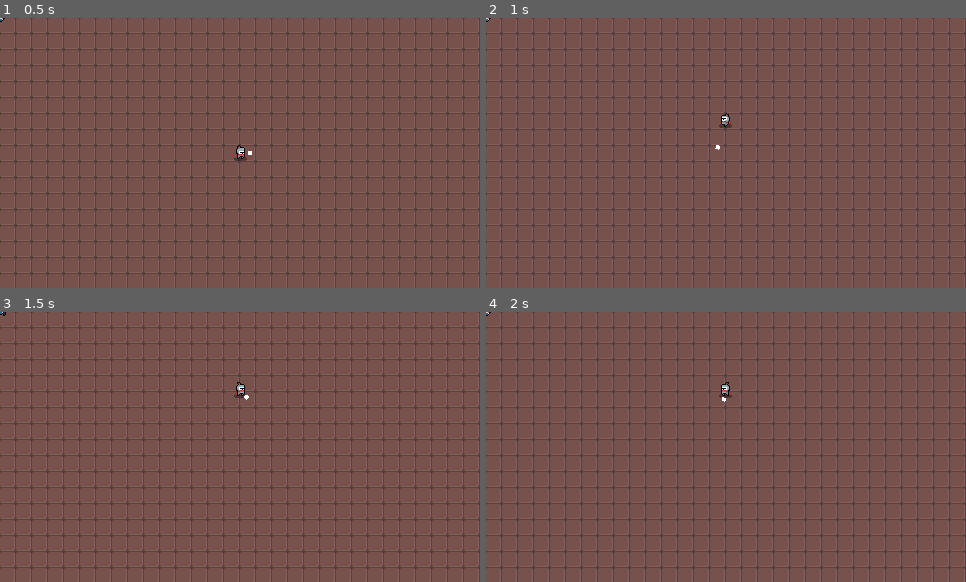
Above: before the commit, frames 1-4 (two rows, left to right).
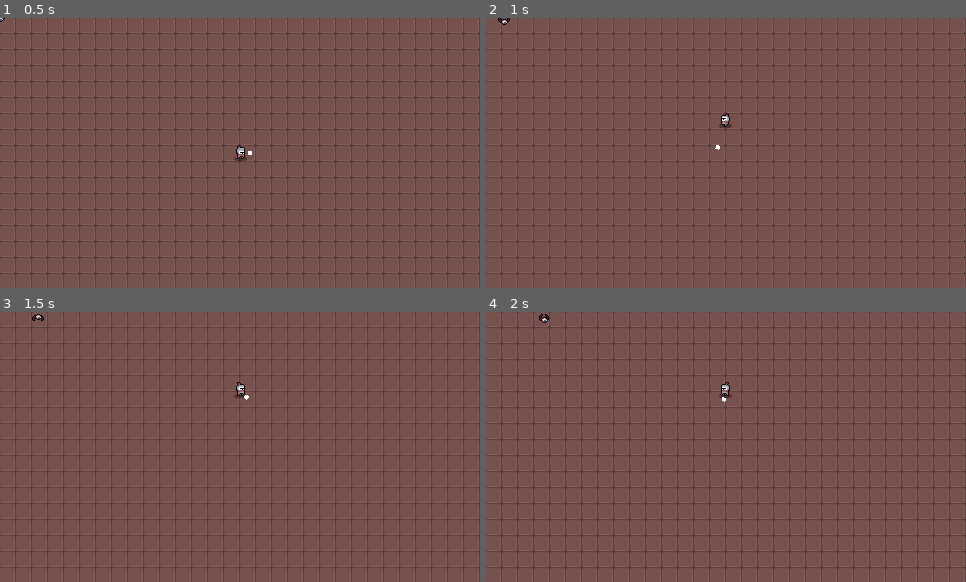
Above: after the commit, the same moments.

Repository: NazaQuintero/trigerna
Game: Godot game, scene res://game.tscn
The game is run twice, just before and just after one commit, with the same random seed, the same clock (stepped at 60 frames per second) and the same inputs.
Inputs (mouse positions are in pixels of both pictures, inside the frame that each line leads up to):
- Up to frame 1 (0.5 s): no input
- Up to frame 2 (1 s): tap Enter at 0.5 s; move the mouse to (702, 207) at 0.52 s; hold Up (ui_up) from 0.53 s (still down); hold Shift from 0.53 s (still down); click (702, 207) at 0.67 s
- Up to frame 3 (1.5 s): release Up (ui_up) at 1.25 s; release Shift at 1.25 s; drag from (384, 487) to (216, 501) at 1.27 s
- Up to frame 4 (2 s): no input

Frame 1 is identical in both runs. In frame 2, less than 0.1% of the frame differs, in the area x 0-5%, y 0-3%; in frame 3, less than 0.1%, in the area x 0-10%, y 0-4%; in frame 4, less than 0.1%.

Commit message:
adds working pathfinding for enemy

Diff:
--- a/characters/FSM.gd
+++ b/characters/FSM.gd
@@ -42,9 +42,9 @@
 	_enter_state(previous_state, state)
 
 
-func _enter_state(previous_state: int, new_state: int) -> void:
+func _enter_state(_previous_state: int, _new_state: int) -> void:
 	pass
 
 
-func _exit_state(state: int) -> void:
+func _exit_state(_state: int) -> void:
 	pass
--- a/characters/character.gd
+++ b/characters/character.gd
@@ -9,7 +9,7 @@
 
 var mov_direction: Vector2 = Vector2.ZERO
 
-func _physics_process(delta: float) -> void:
+func _physics_process(_delta: float) -> void:
 	move_and_slide()
 	velocity = lerp(velocity, Vector2.ZERO, friction)
 
--- a/characters/enemy/enemy.gd
+++ b/characters/enemy/enemy.gd
@@ -1,6 +1,5 @@
 extends Character
 class_name Enemy
-
 
 @onready var player: CharacterBody2D = get_tree().current_scene.get_node("Player")
 @onready var path_timer: Timer = get_node("PathTimer")
@@ -8,10 +7,14 @@
 
 @export var detection_radius: int = 20
 
+func _ready() -> void:
+	path_timer.start()
+
 func chase() -> void:
-	if not navigation_agent.is_target_reached() and navigation_agent.distance_to_target() <  detection_radius:
+	if not navigation_agent.is_target_reached():
 		var vector_to_next_point: Vector2 = navigation_agent.get_next_path_position() - global_position
 		mov_direction = vector_to_next_point
+		print_debug(player.position, navigation_agent.target_position, is_instance_valid(player))
 
 		if vector_to_next_point.x > 0 and animated_sprite.flip_h:
 			animated_sprite.flip_h = false
@@ -21,8 +24,9 @@
 		mov_direction = Vector2.ZERO
 
 
-func _on_PathTimer_timeout() -> void:
+func _on_path_timer_timeout() -> void:
 	if is_instance_valid(player):
+		print_debug("here")
 		_get_path_to_player()
 	else:
 		path_timer.stop()
--- a/characters/enemy/enemy.tscn
+++ b/characters/enemy/enemy.tscn
@@ -10,5 +10,10 @@
 detection_radius = 20
 
 [node name="PathTimer" type="Timer" parent="." index="4"]
+process_callback = 0
+wait_time = 0.5
 
 [node name="NavigationAgent2D" type="NavigationAgent2D" parent="." index="5"]
+navigation_layers = 7
+
+[connection signal="timeout" from="PathTimer" to="." method="_on_path_timer_timeout"]
--- a/characters/player/playerFSM.gd
+++ b/characters/player/playerFSM.gd
@@ -26,7 +26,7 @@
 	return -1
 
 
-func _enter_state(previous_state: int, new_state: int) -> void:
+func _enter_state(_previous_state: int, new_state: int) -> void:
 	match new_state:
 		states.idle:
 			animation_player.play("idle")
@@ -34,5 +34,5 @@
 			animation_player.play("run")
 
 
-func _exit_state(state: int) -> void:
+func _exit_state(_state: int) -> void:
 	pass
--- /dev/null
+++ b/game.gd
@@ -0,0 +1,11 @@
+extends Node2D
+
+
+# Called when the node enters the scene tree for the first time.
+func _ready():
+	pass # Replace with function body.
+
+
+# Called every frame. 'delta' is the elapsed time since the previous frame.
+func _process(delta):
+	pass
--- a/game.tscn
+++ b/game.tscn
@@ -81,6 +81,7 @@
 
 [node name="FlyingEnemy" parent="." instance=ExtResource("3_qrgyh")]
 detection_radius = 500
-max_speed = 80
+acceleration = 20
+max_speed = 50
 
 [node name="Player" parent="." instance=ExtResource("1_dt4pr")]
